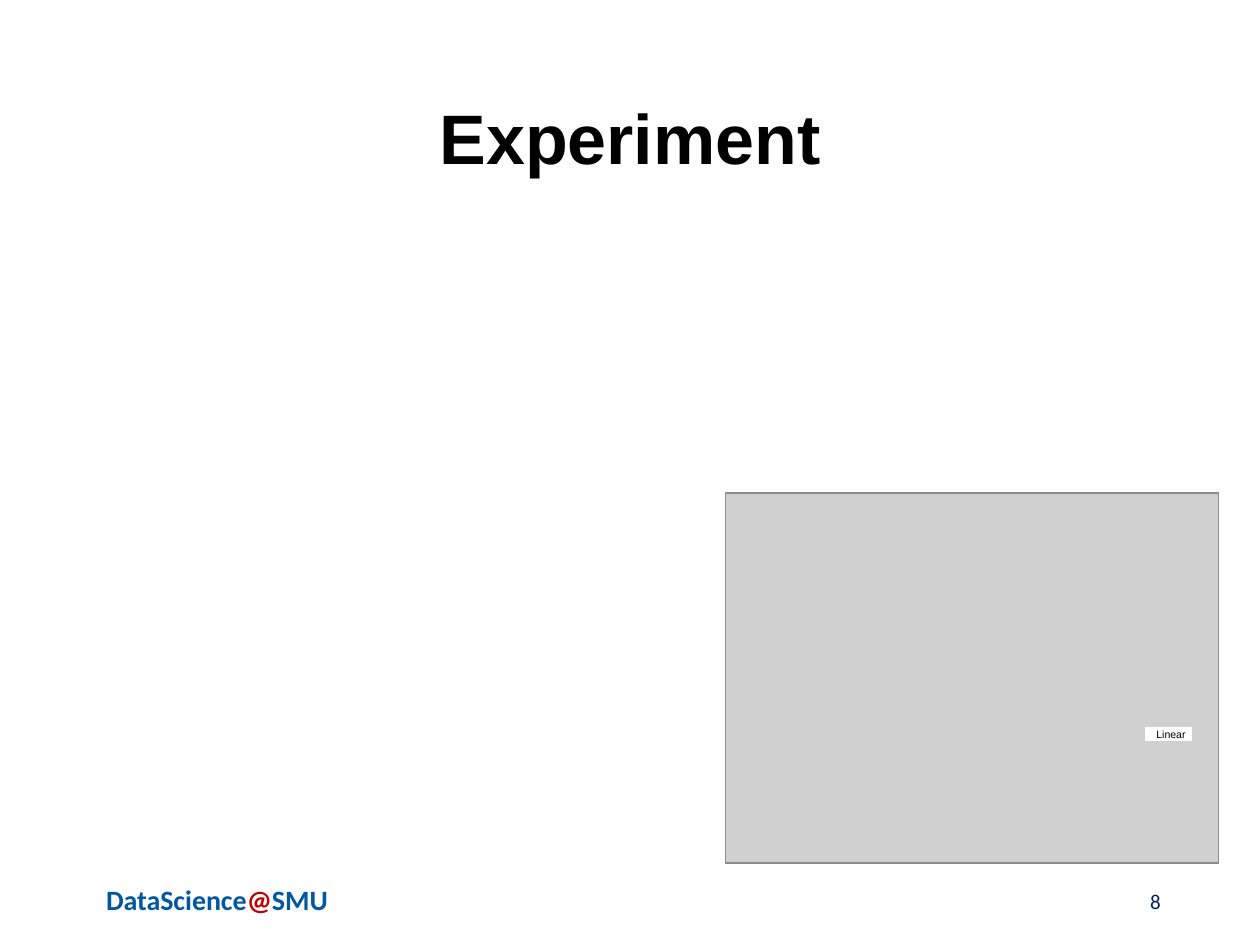
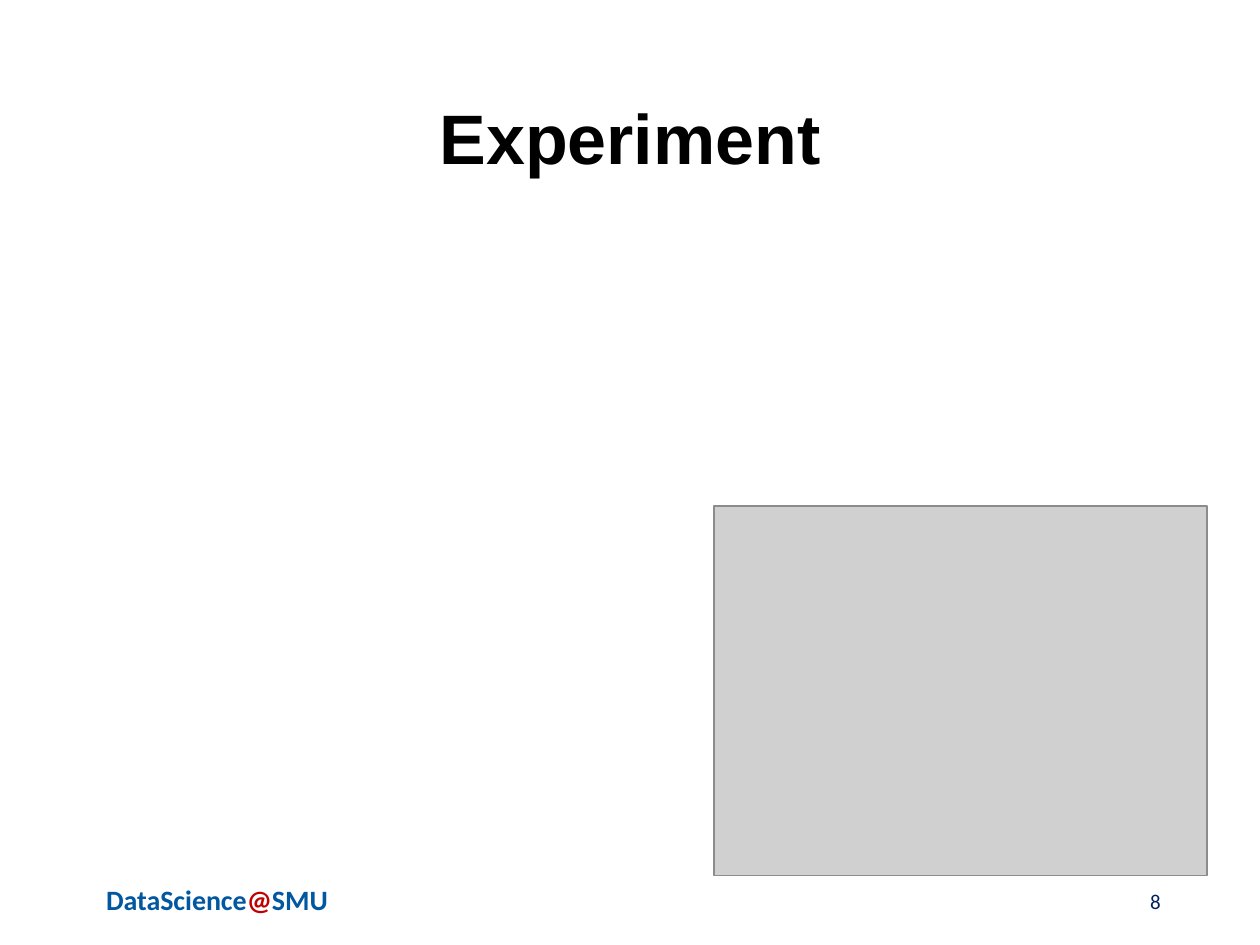
Before and after one commit to skhayden/Reducing-Age-Bias-in-Machine-Learning-An-Algorithmic-Approach, a slide deck: slide 8 of Hayden_deAlford_Wittlin_AdversarialBiasPresentationFINAL7.17.20.pptx. Drawn at 1260x945 pixels with LibreOffice and Linux fonts; fonts in the diff are those of the drawing; grey boxes stand for pictures; background and template pictures are left out. Boxes give left, top, right and bottom in pixels: in the first picture for what was removed or moved away, otherwise in the second. Text is boxed around its words. In the diff, an @@ line names an element or a change of style, - is before the commit and + after.

```diff
--- a/Hayden_deAlford_Wittlin_AdversarialBiasPresentationFINAL7.17.20.pptx
+++ b/Hayden_deAlford_Wittlin_AdversarialBiasPresentationFINAL7.17.20.pptx
@@ picture: place and size @@
-picture at (726, 493, 1218, 863)
+picture at (714, 507, 1207, 877)
@@ rectangle removed at (1145, 727, 1191, 740) @@
@@ text removed at (1156, 730, 1185, 738) @@
-Linear
```
Also in this commit, not shown: 3 other files.
